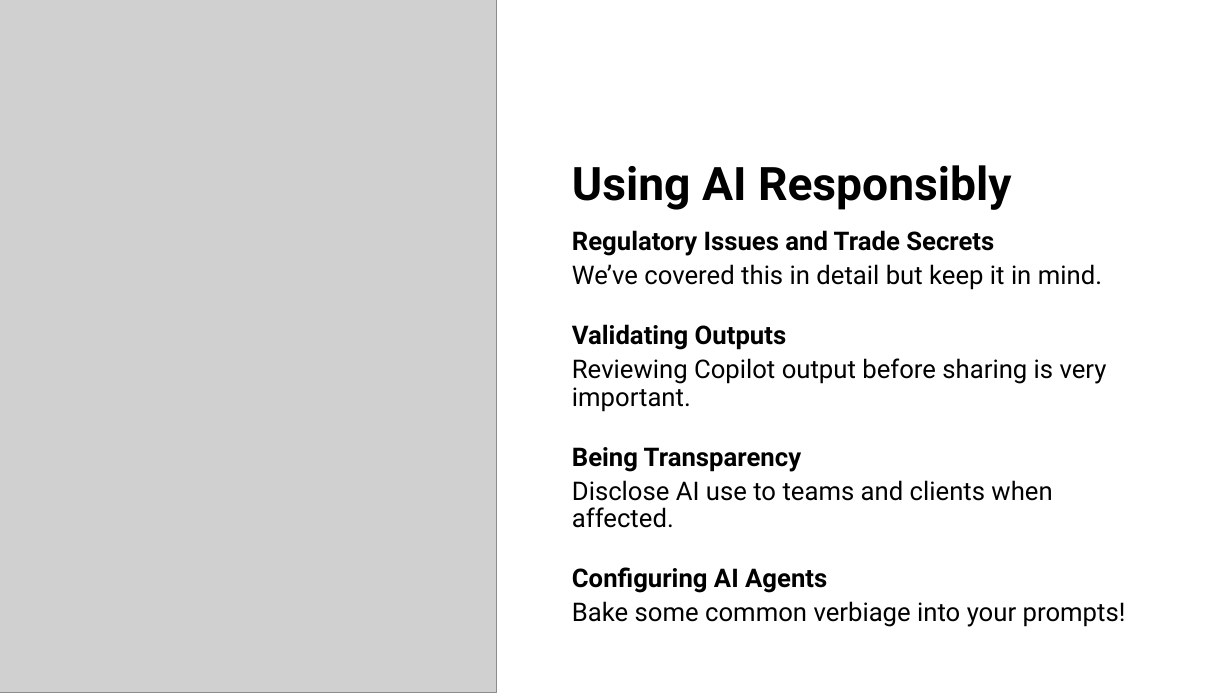
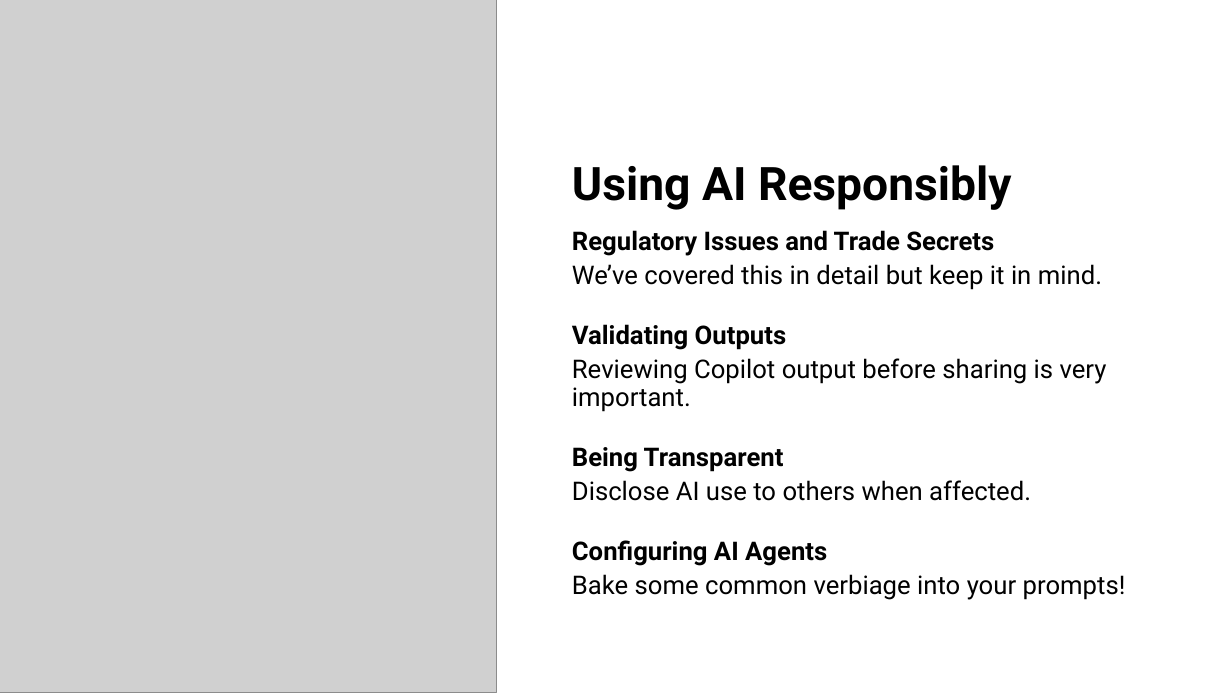
Before and after one commit to ericburcham/prompt-engineering, a slide deck: slide 14 of presentation/presentation.pptx (slide 27 before the commit). Drawn at 1232x693 pixels with LibreOffice and Linux fonts; fonts in the diff are those of the drawing; grey boxes stand for pictures. Boxes give left, top, right and bottom in pixels: in the first picture for what was removed or moved away, otherwise in the second. Text is boxed around its words. In the diff, an @@ line names an element or a change of style, - is before the commit and + after.

```diff
--- a/presentation/presentation.pptx
+++ b/presentation/presentation.pptx
@@ text at (x1=572, y1=447, x2=1031, y2=501): text changed @@
-Being Transparency
-  Disclose AI use to teams and clients when affected.
+Being Transparent
+  Disclose AI use to others when affected.
```
Also in this commit, not shown: 4 other slides changed, 1 slide added, 17 slides removed, 1 other file.
